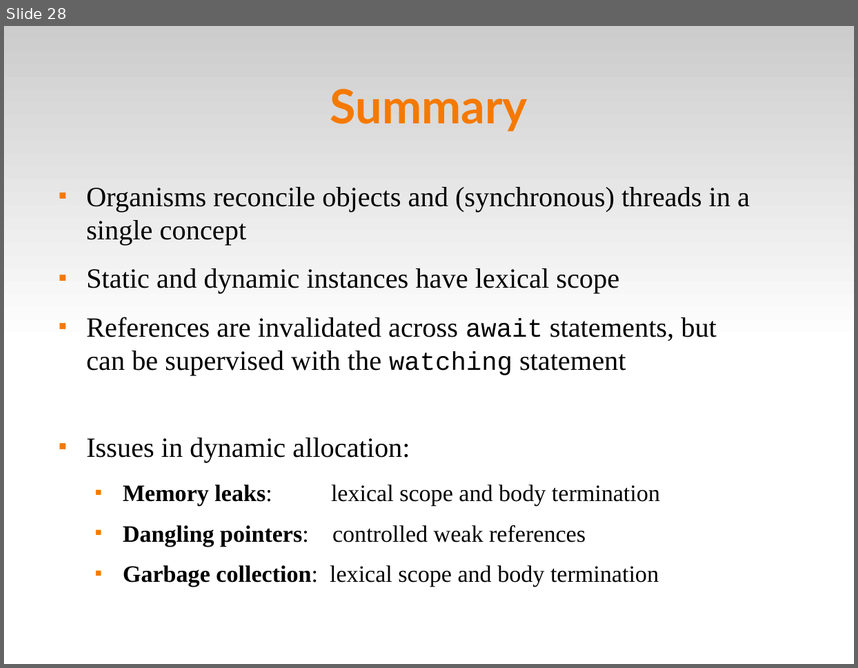
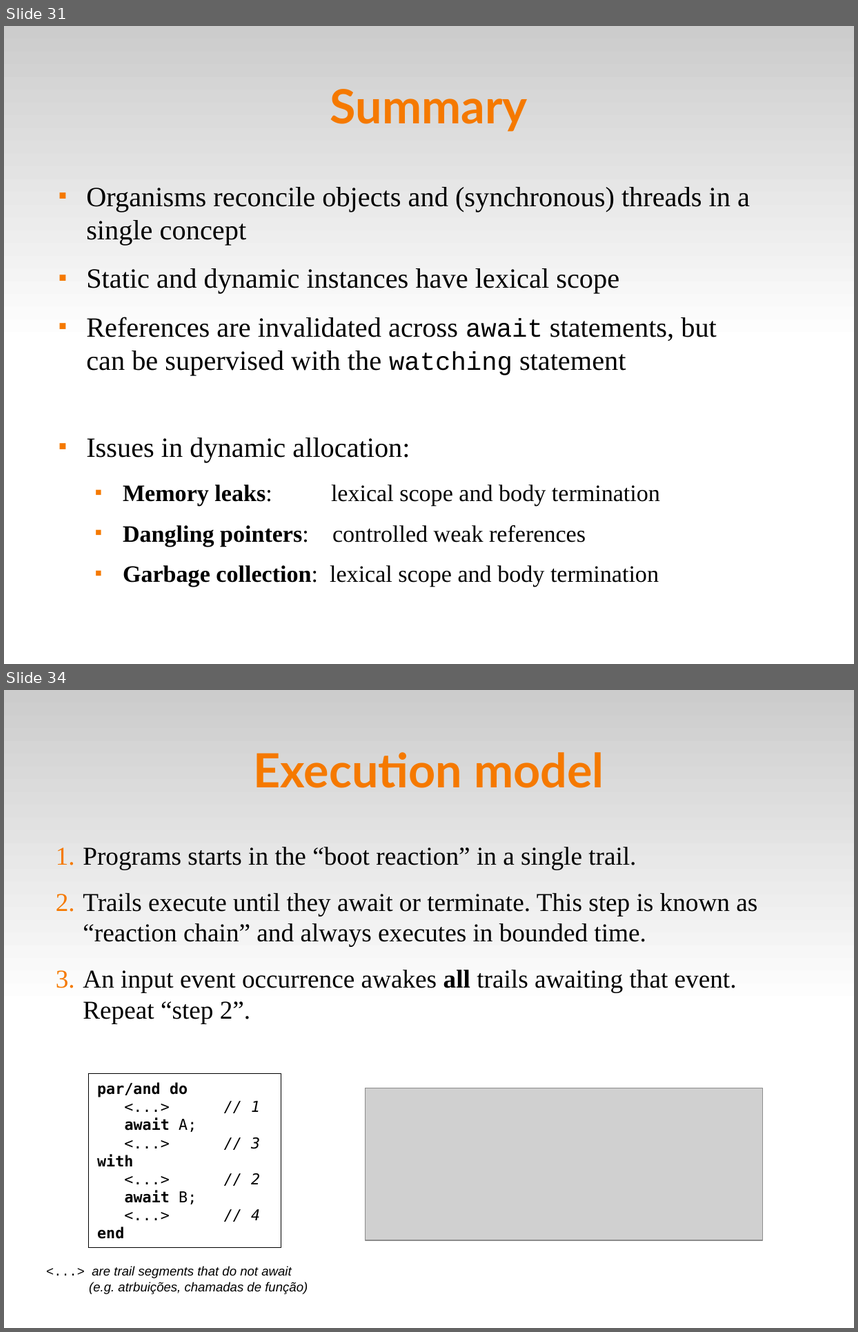
Before and after one commit to fsantanna-no/ceu-docs, a slide deck: ceu_stl.odp. Shown one above the other, each under a label of ours: slide 28 before the commit, slides 31 and 34 after it; the slides between them are not shown. The pictures are 858x668 and 858x1332 pixels, drawn with LibreOffice and Linux fonts; fonts in the diff are those of the drawing; grey boxes stand for pictures. Boxes give left, top, right and bottom in pixels: in the first picture for what was removed or moved away, otherwise in the second. Text is boxed around its words. In the diff, an @@ line names an element or a change of style, - is before the commit and + after.

```diff
--- a/ceu_stl.odp
+++ b/ceu_stl.odp
@@ slide 34 added at [4,690,854,1328], background #FFFFFF; not listed: 1 template element that a slide beside it also shows @@
@@ title added at [254,752,604,788], 44 pt, text #F57900, bold @@
+Execution model
@@ text added at [83,847,757,1023], 24 pt, text #000000 @@
+1. Programs starts in the “boot reaction” in a single trail.
+2. Trails execute until they await or terminate. This step is known as “reaction chain” and always executes in bounded time.
+3. An input event occurrence awakes all trails awaiting that event. Repeat “step 2”.
@@ rectangle added at [88,1074,281,1247], fill #FFFFFF, outline #000000 0 pt, 14 pt, text #000000 @@
+par/and do
+<...> // 1
+await A;
+<...> // 3
+with
+<...> // 2
+await B;
+<...> // 4
+end
@@ picture added at [366,1088,764,1240] @@
@@ text added at [89,1265,308,1294], 12 pt, text #000000, italic @@
+<...> are trail segments that do not await
+(e.g. atrbuições, chamadas de função)
@@ what was slide 28 is now slide 31 @@
```
Also in this commit, not shown: 5 slides changed, 15 other slides added, 3 slides removed, 6 other files.
